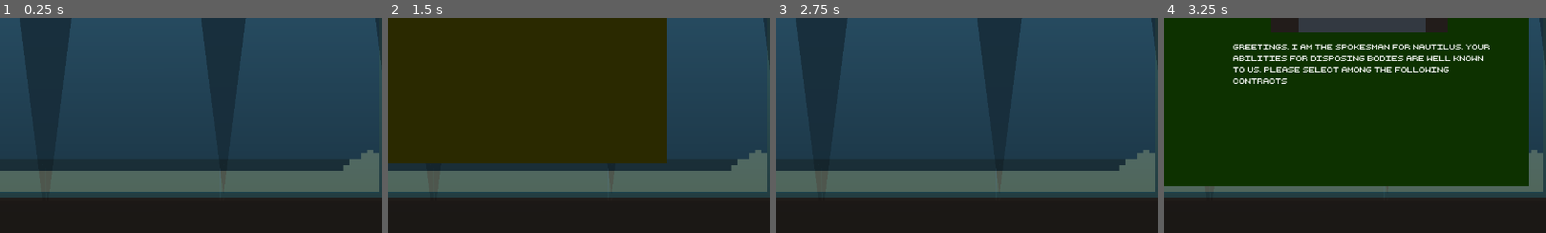
Above: before the commit, frames 1-4 (left to right).
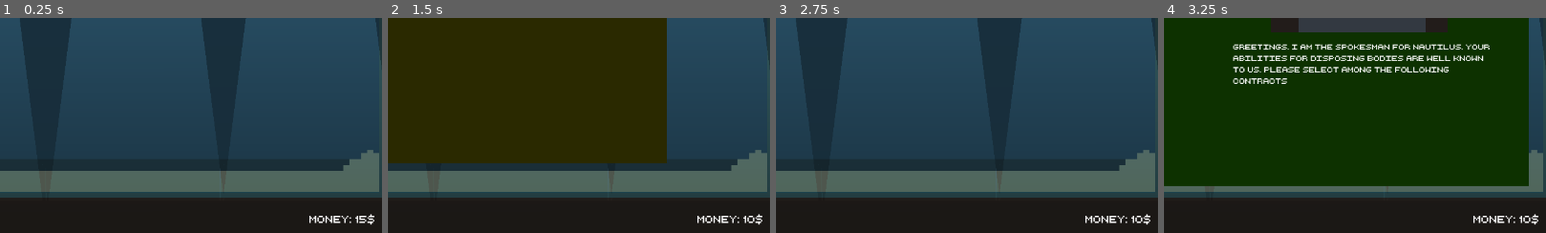
Above: after the commit, the same moments.

Repository: adrientremblay/ld56
Game: Godot game, scene res://scenes/game_screen.tscn
Two runs of this game, one before a commit and one after it. Both use one fixed random seed, a clock stepped at 60 frames per second and the inputs below.
Inputs:
- Up to frame 1 (0.25 s): no input
- Up to frame 2 (1.5 s): click "Buy Creatures" at 0.5 s; click "buy snail" at 1.25 s
- Up to frame 3 (2.75 s): click "Buy Creatures" at 2 s
- Up to frame 4 (3.25 s): click "Buy Creatures" at 2.75 s
The pictures show only the part of the screen within x 44-94%, y 48-98%; the shares and areas given below are measured in that part.

The runs differ from the first frame. In frame 1, 0.4% of the frame differs, in the area x 81-98%, y 91-97%; in frame 2, 0.4%; in frame 3, 0.4%; in frame 4, 0.4%.

Commit message:
Reward for eating corpses

Diff:
--- a/scenes/game_screen.gd
+++ b/scenes/game_screen.gd
@@ -11,11 +11,18 @@
 
 var corpse_list = []
 var creatures_list = []
+var money = 15
 
 func _ready() -> void:
 	contract_menu.visible = false
+	set_money_label()
 
 func _on_buy_snail_pressed() -> void:
+	if money < 5:
+		return
+	money -= 5
+	set_money_label()
+
 	var creature = landCreatureScene.instantiate()
 	$Aquarium/Creatures.add_child(creature)
 	creatures_list.push_back(creature)
@@ -38,11 +45,17 @@
 	# spawn corpse
 	var new_corpse = corpse_scene.instantiate()
 	new_corpse.construct(person_name, weight, reward)
-	new_corpse.connect("corpse_eaten", self.creatures_find_corpses)
+	new_corpse.connect("corpse_eaten", self.corpse_was_eaten)
 	spawn_point.add_child(new_corpse)
 	corpse_list.push_back(new_corpse)
 
 	# make creatures search for target
+	creatures_find_corpses()
+
+func corpse_was_eaten(reward):
+	money += reward
+	set_money_label()
+
 	creatures_find_corpses()
 
 func creatures_find_corpses():
@@ -59,3 +72,6 @@
 			creature.set_target(closet_corpse)
 		else:
 			creature.change_idle_position()
+
+func set_money_label():
+	$UI/MoneyLabel.text = "Money: " + str(money) + "$"
--- a/scenes/game_screen.tscn
+++ b/scenes/game_screen.tscn
@@ -242,9 +242,20 @@
 wait_time = 3.0
 autostart = true
 
+[node name="MoneyLabel" type="Label" parent="UI"]
+layout_mode = 0
+offset_left = 1038.0
+offset_top = 660.0
+offset_right = 1237.0
+offset_bottom = 711.0
+theme = ExtResource("4_gs2f0")
+text = "Money: 50$"
+horizontal_alignment = 1
+vertical_alignment = 1
+
 [node name="AudioStreamPlayer" type="AudioStreamPlayer" parent="."]
 stream = ExtResource("12_x36kj")
-autoplay = true
+volume_db = -15.974
 
 [connection signal="pressed" from="UI/CreatureButton" to="UI" method="_on_creature_button_pressed"]
 [connection signal="pressed" from="UI/CreatureMenu/BoxContainer/BuySnail" to="." method="_on_buy_snail_pressed"]
--- a/scripts/corpse.gd
+++ b/scripts/corpse.gd
@@ -8,7 +8,7 @@
 var eaten = false
 
 @onready var feeding_area: Area2D = $FeedingArea
-signal corpse_eaten
+signal corpse_eaten(reward)
 
 func construct(person_name, weight, reward):
 	self.person_name = person_name
@@ -23,7 +23,7 @@
 	if weight <= 0:
 		self.eaten = true
 		self.queue_free()
-		corpse_eaten.emit()
+		corpse_eaten.emit(reward)
 
 	set_decomposition_frame()
 
